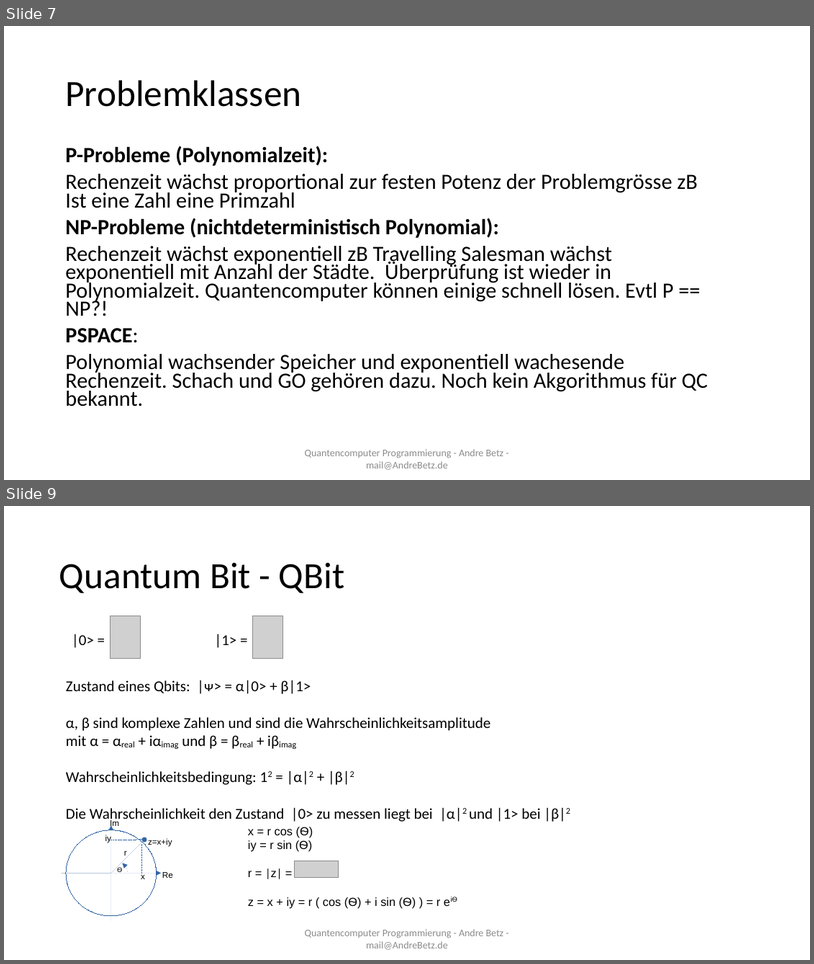
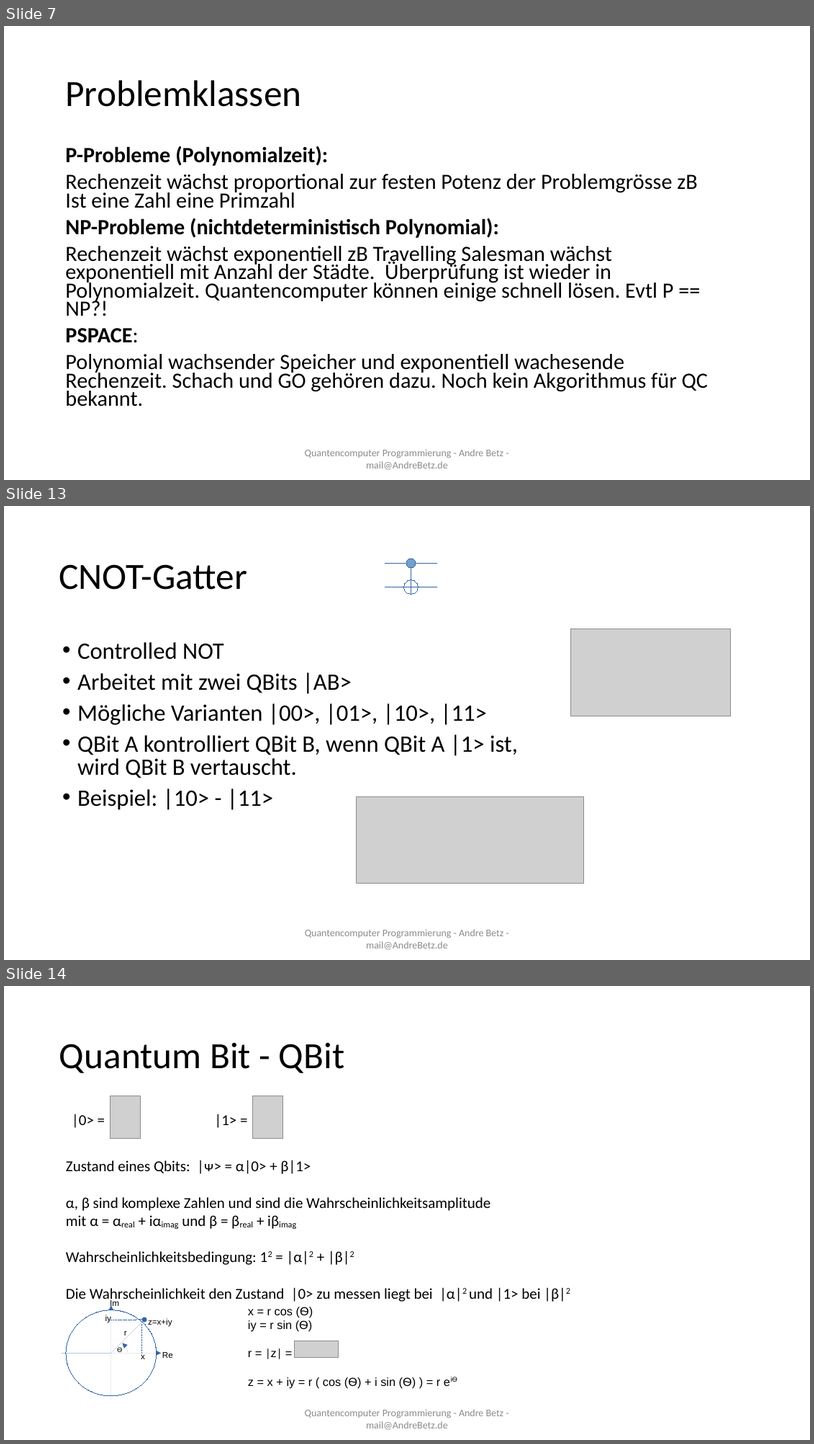
Before and after one commit to sky4walk/documents, a slide deck: QuantencomputerProgramming.odp. Shown one above the other, each under a label of ours: slides 7 and 9 before the commit, slides 7, 13 and 14 after it; the slides between them are not shown. The pictures are 814x964 and 814x1444 pixels, drawn with LibreOffice and Linux fonts; fonts in the diff are those of the drawing; grey boxes stand for pictures. Boxes give left, top, right and bottom in pixels: in the first picture for what was removed or moved away, otherwise in the second. Text is boxed around its words. In the diff, an @@ line names an element or a change of style, - is before the commit and + after.

Commit message:
some quanten gates

```diff
--- a/QuantencomputerProgramming.odp
+++ b/QuantencomputerProgramming.odp
@@ slide 13 added at (4,506,810,960), background #FFFFFF @@
@@ title added at (59,564,247,590), 44 pt, text #000000 @@
+CNOT-Gatter
@@ group added at (385,559,437,595): 3 lines, 2 ellipses @@
@@ picture added at (571,629,731,716) @@
@@ text added at (77,642,518,810), 28 pt, text #000000 @@
+• Controlled NOT
+• Arbeitet mit zwei QBits |AB>
+• Mögliche Varianten |00>, |01>, |10>, |11>
+• QBit A kontrolliert QBit B, wenn QBit A |1> ist, wird QBit B vertauscht.
+• Beispiel: |10> - |11>
@@ picture added at (357,796,584,883) @@
@@ text added at (305,929,504,950), 12 pt, text #8B8B8B @@
+Quantencomputer Programmierung - Andre Betz - mail@AndreBetz.de
@@ what was slide 9 is now slide 14 @@
```
Also in this commit, not shown: 2 slides changed, 4 other slides added, 1 slide removed, 1 other file.
